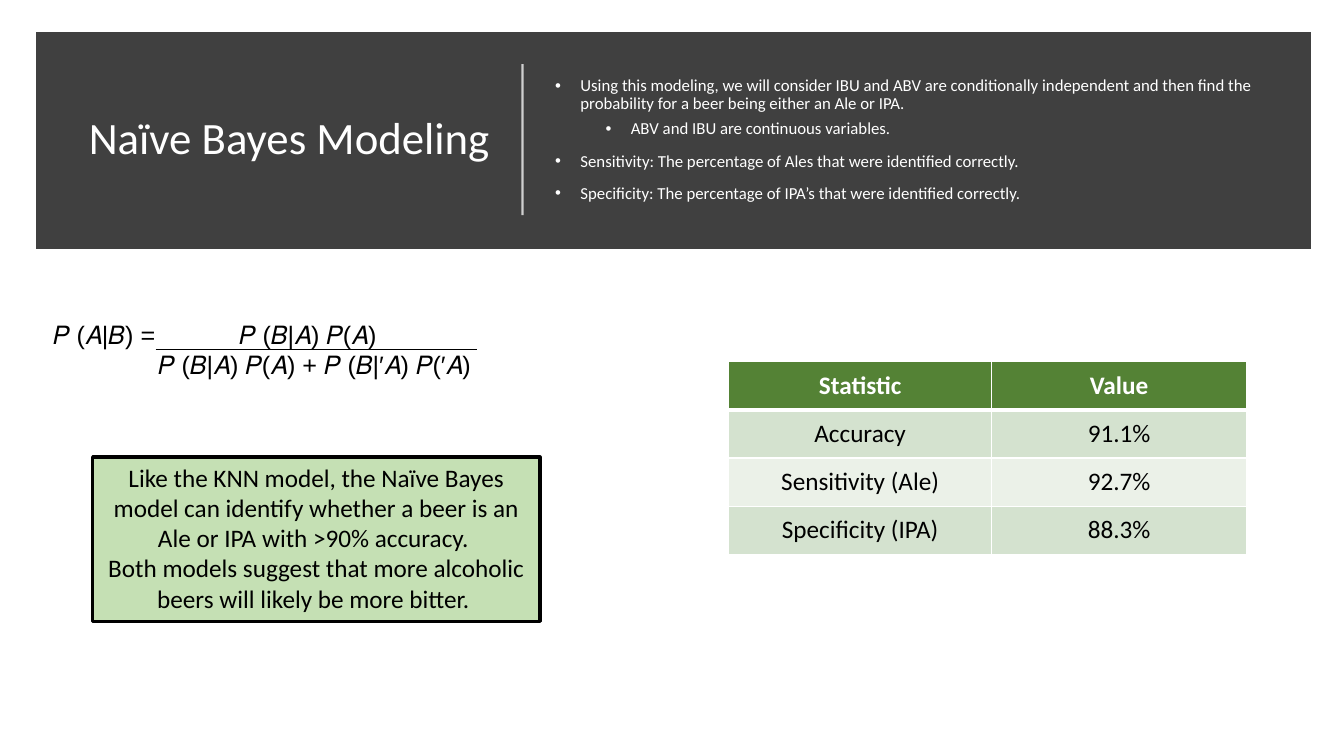
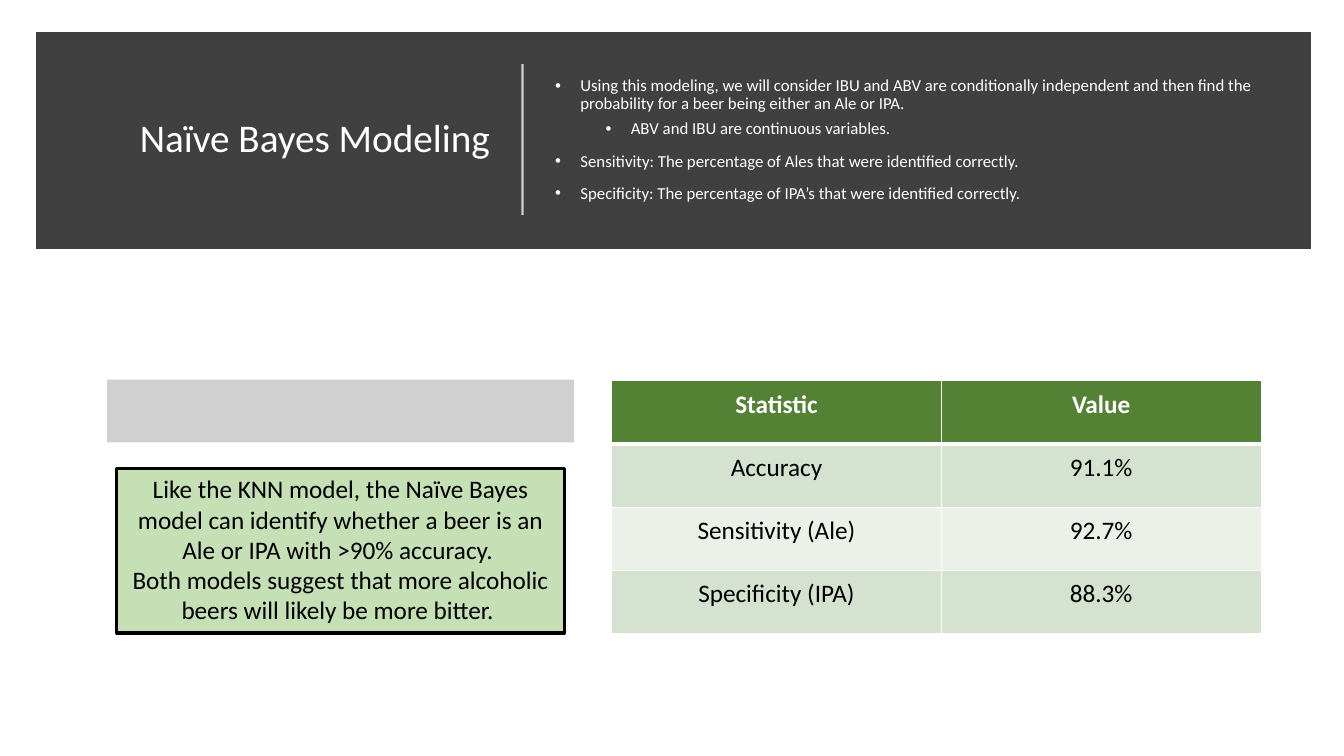
Before and after one commit to ericlaigaie/Case-Study-01, a slide deck: slide 10 of EDA_Presentation - AL.pptx. Drawn at 1344x756 pixels with LibreOffice and Linux fonts; fonts in the diff are those of the drawing; grey boxes stand for pictures. Boxes give left, top, right and bottom in pixels: in the first picture for what was removed or moved away, otherwise in the second. Text is boxed around its words. In the diff, an @@ line names an element or a change of style, - is before the commit and + after.

```diff
--- a/EDA_Presentation - AL.pptx
+++ b/EDA_Presentation - AL.pptx
@@ title "Naïve Bayes Modeling" at <box>140,124,490,159</box>: size 32 to 28 pt @@
@@ text removed at <box>53,325,463,374</box> @@
-𝑃 (𝐴|𝐵) = 𝑃 (𝐵|𝐴) 𝑃(𝐴)
-𝑃 (𝐵|𝐴) 𝑃(𝐴) + 𝑃 (𝐵|′𝐴) 𝑃(′𝐴)
@@ line removed from (155, 350) to (477, 350) @@
@@ picture added at <box>107,380,574,443</box> @@
@@ table: place and size @@
-table at <box>729,362,1247,553</box>
+table at <box>612,381,1261,634</box>
@@ rectangle "Like the KNN model, the ...": place and size @@
-rectangle "Like the KNN model, the ..." at <box>93,457,540,621</box>
+rectangle "Like the KNN model, the ..." at <box>117,469,565,633</box>
```
Also in this commit, not shown: 2 other slides changed, 1 slide added, 1 slide removed.
